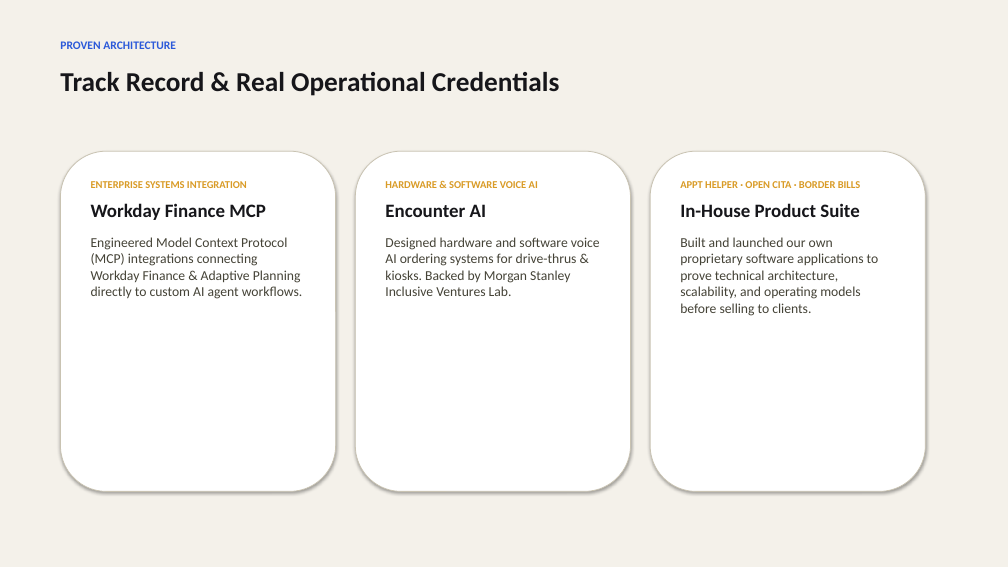
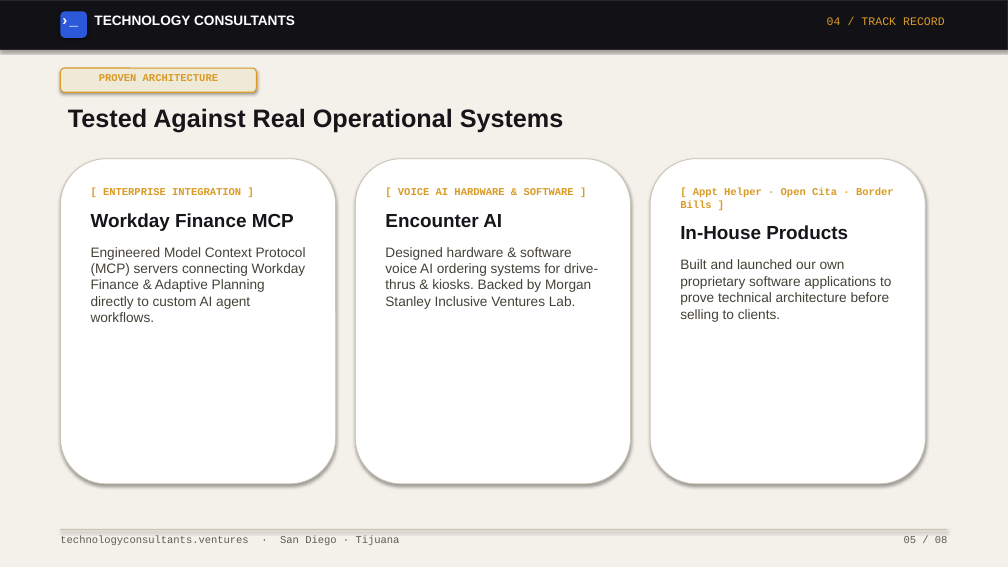
Before and after one commit to rguido198/TechnologyConsultantsVentures, a slide deck: slide 5 of Technology_Consultants_Who_to_Send_My_Way.pptx. Drawn at 1008x567 pixels with LibreOffice and Linux fonts; fonts in the diff are those of the drawing. Boxes give left, top, right and bottom in pixels: in the first picture for what was removed or moved away, otherwise in the second. Text is boxed around its words. In the diff, an @@ line names an element or a change of style, - is before the commit and + after.

Commit message:
Redesign PowerPoint presentations to match design.md website UI, nav header, terminal components, and design tokens

```diff
--- a/Technology_Consultants_Who_to_Send_My_Way.pptx
+++ b/Technology_Consultants_Who_to_Send_My_Way.pptx
@@ rectangle added at box(0, 0, 1008, 49), fill #121216, outline #26262C 1 pt @@
@@ rounded rectangle added at box(60, 11, 87, 38), fill #2B59D9 @@
@@ text added at box(60, 11, 87, 37), 14 pt, text #FFFFFF, bold @@
+›_
@@ text added at box(94, 15, 295, 25), 13 pt, text #FFFFFF, bold @@
+TECHNOLOGY CONSULTANTS
@@ text added at box(827, 17, 945, 25), 11 pt, text #D99B26 @@
+04 / TRACK RECORD
@@ text "PROVEN ARCHITECTURE": place and size @@
-text "PROVEN ARCHITECTURE" at box(60, 41, 176, 49)
+text "PROVEN ARCHITECTURE" at box(99, 74, 218, 81)
@@ text "PROVEN ARCHITECTURE" at box(99, 74, 218, 81): size 11 to 10 pt, font Calibri to Courier New, text colour #2B59D9 to #D99B26; alignment left to centre @@
@@ rounded rectangle added at box(60, 68, 256, 92), fill #EFE9D8, outline #D99B26 1 pt @@
@@ text at box(68, 108, 564, 132): text changed; size 26 to 24 pt; font Calibri to Arial @@
-Track Record & Real Operational Credentials
+Tested Against Real Operational Systems
@@ rounded rectangle: place and size @@
-rounded rectangle at box(60, 151, 336, 492)
+rounded rectangle at box(60, 159, 336, 484)
@@ rounded rectangle: place and size @@
-rounded rectangle at box(355, 151, 631, 492)
+rounded rectangle at box(355, 159, 631, 484)
@@ rounded rectangle: place and size @@
-rounded rectangle at box(650, 151, 926, 492)
+rounded rectangle at box(650, 159, 926, 484)
@@ text "[ ENTERPRISE INTEGRATION ]": place and size @@
-text "[ ENTERPRISE INTEGRATION ]" at box(91, 181, 302, 299)
+text "[ ENTERPRISE INTEGRATION ]" at box(91, 188, 306, 322)
@@ text at box(103, 188, 241, 195): text changed; font Calibri to Courier New @@
-ENTERPRISE SYSTEMS INTEGRATION
+[ ENTERPRISE INTEGRATION ]
@@ text "[ VOICE AI HARDWARE & ...": place and size @@
-text "[ VOICE AI HARDWARE & ..." at box(385, 181, 600, 296)
+text "[ VOICE AI HARDWARE & ..." at box(385, 188, 598, 309)
@@ text at box(398, 188, 574, 195): text changed; font Calibri to Courier New @@
-HARDWARE & SOFTWARE VOICE AI
+[ VOICE AI HARDWARE & SOFTWARE ]
@@ text at box(680, 188, 894, 322): text changed; font Calibri to Arial @@
-APPT HELPER · OPEN CITA · BORDER BILLS
-In-House Product Suite
-Built and launched our own proprietary software applications to prove technical architecture, scalability, and operating models before selling to clients.
+[ Appt Helper · Open Cita · Border Bills ]
+In-House Products
+Built and launched our own proprietary software applications to prove technical architecture before selling to clients.
@@ text at box(91, 213, 294, 231): font Calibri to Arial in "Workday Finance MCP" @@
@@ text at box(385, 214, 502, 227): font Calibri to Arial in "Encounter AI" @@
@@ text at box(91, 247, 306, 322): text changed; font Calibri to Arial @@
-Engineered Model Context Protocol (MCP) integrations connecting Workday Finance & Adaptive Planning directly to custom AI agent workflows.
+Engineered Model Context Protocol (MCP) servers connecting Workday Finance & Adaptive Planning directly to custom AI agent workflows.
@@ text at box(385, 247, 598, 309): text changed; font Calibri to Arial @@
-Designed hardware and software voice AI ordering systems for drive-thrus & kiosks. Backed by Morgan Stanley Inclusive Ventures Lab.
+Designed hardware & software voice AI ordering systems for drive-thrus & kiosks. Backed by Morgan Stanley Inclusive Ventures Lab.
@@ rectangle added at box(60, 529, 948, 530), fill #C9C3B2 @@
@@ text added at box(60, 536, 400, 545), 10 pt, text #5F5C52 @@
+technologyconsultants.ventures · San Diego · Tijuana
@@ text added at box(904, 536, 948, 543), 10 pt, text #5F5C52 @@
+05 / 08
```
Also in this commit, not shown: 7 other slides changed, 1 other file.
